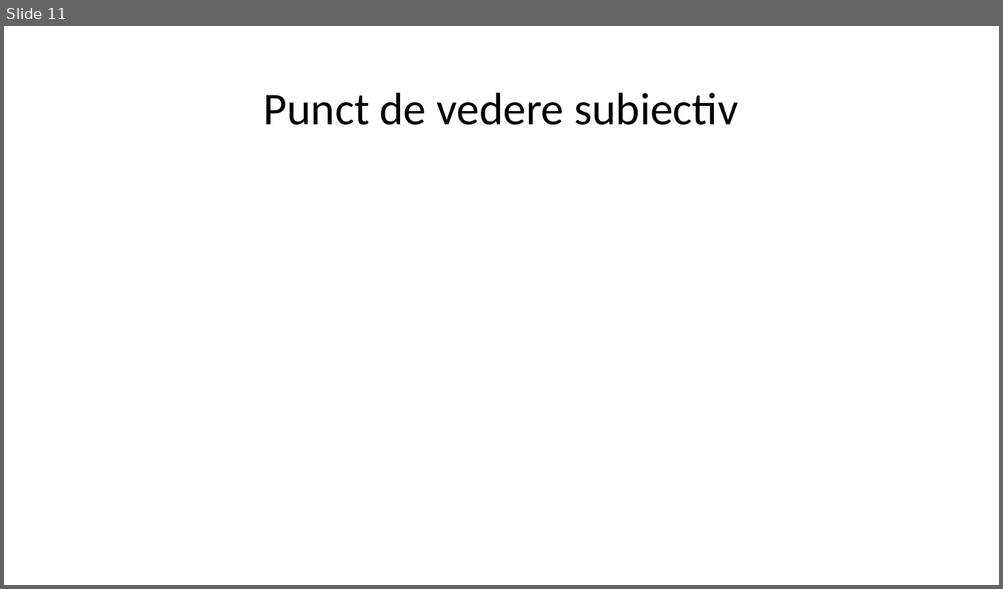
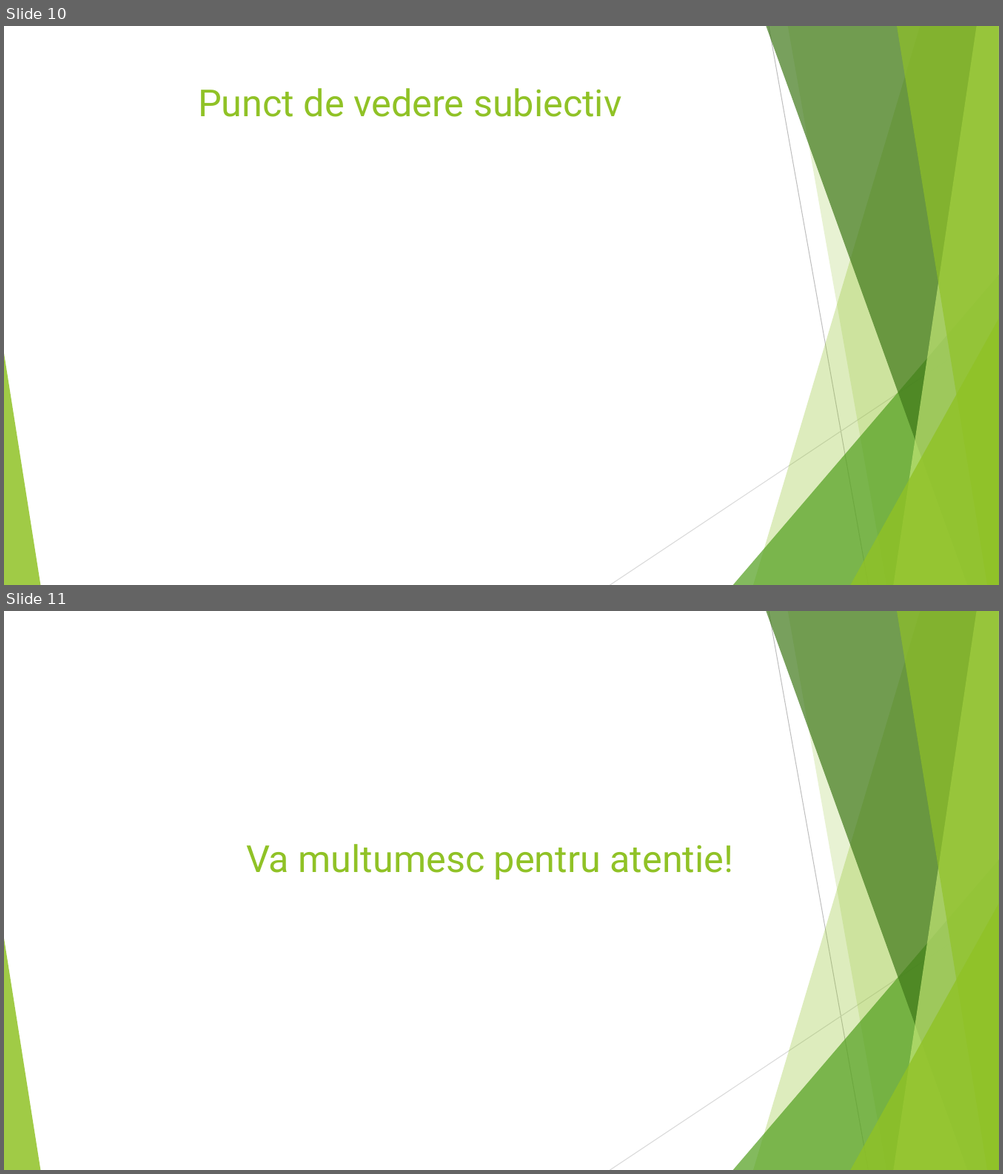
Before and after one commit to robertbutacu/bachelor-degree-work, a slide deck: presentation.pptx. Shown one above the other, each under a label of ours: slide 11 before the commit, slides 10 and 11 after it. The pictures are 1003x589 and 1003x1174 pixels, drawn with LibreOffice and Linux fonts; fonts in the diff are those of the drawing. Boxes give left, top, right and bottom in pixels: in the first picture for what was removed or moved away, otherwise in the second. Text is boxed around its words. In the diff, an @@ line names an element or a change of style, - is before the commit and + after.

```diff
--- a/presentation.pptx
+++ b/presentation.pptx
@@ slide 11 added at (x1=4, y1=611, x2=999, y2=1170), background #FFFFFF; not listed: 10 template elements that a slide beside it also shows @@
@@ title added at (x1=246, y1=844, x2=734, y2=880), 36 pt, text #90C226 @@
+Va multumesc pentru atentie!
@@ what was slide 11 is now slide 10 @@
@@ slide 10 changed as well @@
@@ title "Punct de vedere subiectiv" moved from (x1=264, y1=93, x2=738, y2=125) to (x1=198, y1=88, x2=621, y2=117) @@
@@ title "Punct de vedere subiectiv" at (x1=198, y1=88, x2=621, y2=117): size 44 to 36 pt, font Calibri to Roboto, text colour #000000 to #90C226; line spacing 0.9 to 1; vertical alignment middle to top @@
@@ group added at (x1=4, y1=26, x2=999, y2=585): 5 freeform shapes, 3 triangles, 2 lines @@
```
Also in this commit, not shown: 7 other slides changed, 3 other slides added, 4 slides removed.
